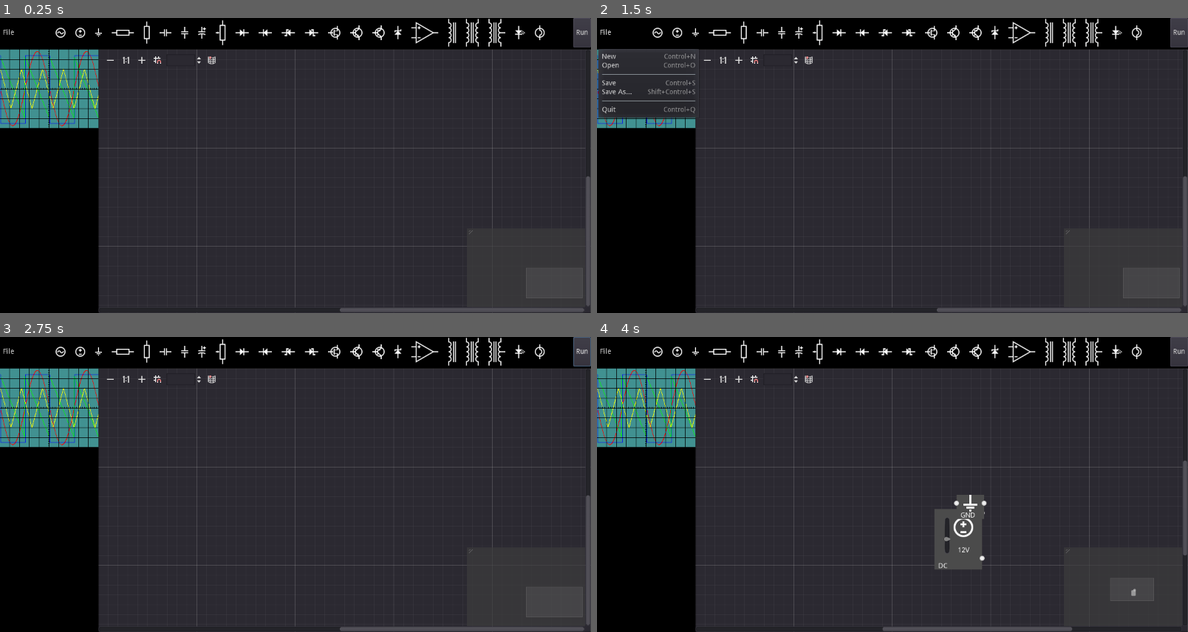
Above: before the commit, frames 1-4 (two rows, left to right).
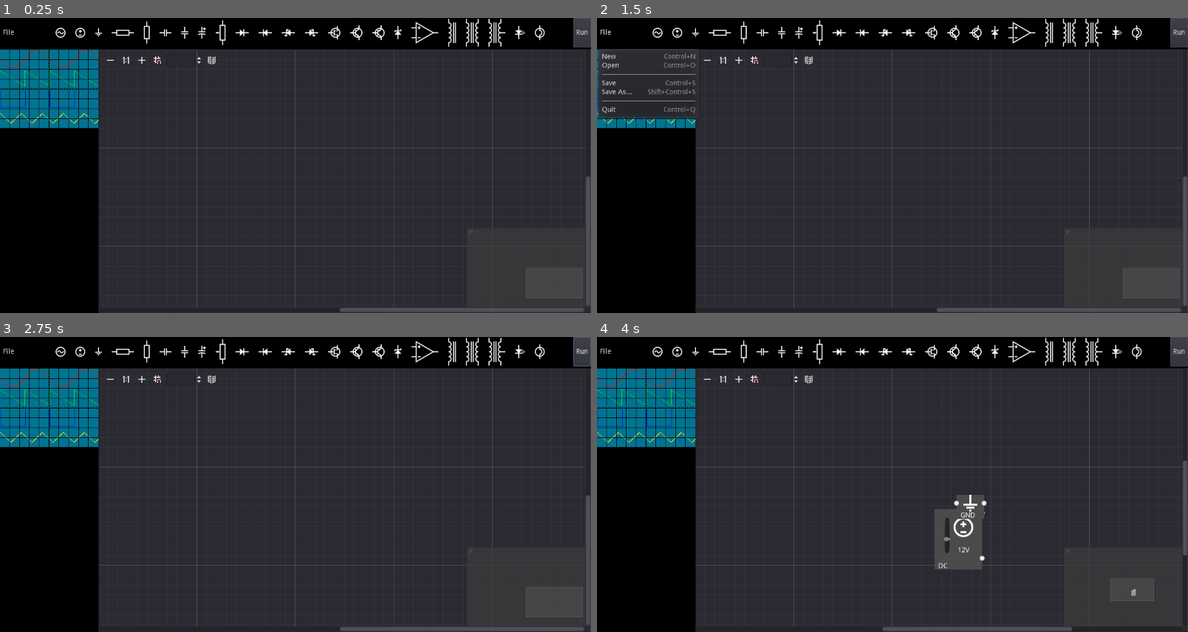
Above: after the commit, the same moments.

Repository: andrew-wilkes/electronics
Game: Godot game, scene res://Main.tscn
The game is run twice, just before and just after one commit, with the same random seed, the same clock (stepped at 60 frames per second) and the same inputs.
Inputs (mouse positions are in pixels of both pictures, inside the frame that each line leads up to):
- Up to frame 1 (0.25 s): no input
- Up to frame 2 (1.5 s): click "Run" at 0.5 s; click "File" at 1.25 s
- Up to frame 3 (2.75 s): click (59, 351) at 2.02 s
- Up to frame 4 (4 s): click (679, 351) at 2.77 s; click (697, 351) at 3.52 s

The runs differ from the first frame. In frame 1, 4.0% of the frame differs, in the area x 0-17%, y 10-38%; in frame 2, 0.6%; in frame 3, 4.0%; in frame 4, 4.0%.

Commit message:
Add code to combine traces for scope

Diff:
--- a/src/Oscilloscope.gd
+++ b/src/Oscilloscope.gd
@@ -35,9 +35,39 @@
 		x += grid_spacing / 5
 
 
+func combine_samples(traces: Array):
+	var rgba = PoolByteArray([])
+	match traces.size():
+		1:
+			for n in traces[0].size():
+				rgba.append(traces[0][n])
+				rgba.append(0)
+				rgba.append(0)
+				rgba.append(0)
+		2:
+			for n in traces[0].size():
+				rgba.append(traces[0][n] / 2)
+				rgba.append(traces[1][n] / 2 + 128)
+				rgba.append(0)
+				rgba.append(0)
+		3:
+			for n in traces[0].size():
+				rgba.append(traces[0][n] / 3)
+				rgba.append(traces[1][n] / 3 + 85)
+				rgba.append(traces[2][n] / 3 + 170)
+				rgba.append(0)
+		4:
+			for n in traces[0].size():
+				rgba.append(traces[0][n] / 4)
+				rgba.append(traces[1][n] / 4 + 64)
+				rgba.append(traces[2][n] / 4 + 128)
+				rgba.append(traces[3][n] / 4 + 192)
+	return rgba
+
+
 # Create an RGBA8 image texture of wave data
 func test():
-	var rgba = PoolByteArray([])
+	var traces = [[], [], [], []]
 	var num_samples = int(rect_size.x)
 	for n in num_samples:
 		var a = 128 + 120 * sin(PI * 4 * n / num_samples) # sine wave
@@ -46,11 +76,12 @@
 		var d = (n * 6) % 256
 		if d > 128: d = 256 - d
 		d += 64
-		rgba.append(a)
-		rgba.append(b)
-		rgba.append(c)
-		rgba.append(d)
-	show_traces(rgba)
+		traces[0].append(a)
+		traces[1].append(b)
+		traces[2].append(c)
+		traces[3].append(d)
+	#traces.resize(1)
+	show_traces(combine_samples(traces))
 
 
 func show_traces(rgba):
--- a/src/Oscilloscope.tscn
+++ b/src/Oscilloscope.tscn
@@ -8,12 +8,15 @@
 
 uniform sampler2D traces; // Use RGBA values for the y value of each of 4 traces
 uniform float trace_thickness = 0.005;
+uniform vec4 a_color: hint_color;
+uniform vec4 b_color: hint_color;
+uniform vec4 c_color: hint_color;
+uniform vec4 d_color: hint_color;
 
 varying vec2 v;
 
 bool show_trace(float y1, float y2, vec2 uv) {
 	// Join dots with previous point
-
 	return (y2 > uv.y && y2 < uv.y + trace_thickness) || (y2 > y1 && y1 < uv.y && uv.y < y2) || (y2 < y1 && uv.y > y2 && uv.y < y1);
 }
 
@@ -23,27 +26,30 @@
 	if (UV.x > trace_thickness)
 		y1 = texture(traces, vec2(UV.x - trace_thickness, UV.y));
 	if (show_trace(y1.r, y2.r, UV))
-		COLOR = vec4(1.0, 0.0, 0.0, 1.0);
+		COLOR = a_color;
 	if (show_trace(y1.g, y2.g, UV))
-		COLOR = vec4(0.0, 1.0, 0.0, 1.0);
+		COLOR = b_color;
 	if (show_trace(y1.b, y2.b, UV))
-		COLOR = vec4(0.0, 0.0, 1.0, 1.0);
+		COLOR = c_color;
 	if (show_trace(y1.a, y2.a, UV))
-		COLOR = vec4(1.0, 1.0, 0.0, 1.0);
+		COLOR = d_color;
 }
-
 "
 
 [sub_resource type="ShaderMaterial" id=2]
 shader = SubResource( 1 )
 shader_param/trace_thickness = 0.005
+shader_param/a_color = Color( 1, 0, 0, 1 )
+shader_param/b_color = Color( 0, 1, 0, 1 )
+shader_param/c_color = Color( 0, 0, 1, 1 )
+shader_param/d_color = Color( 1, 1, 0, 1 )
 shader_param/traces = ExtResource( 1 )
 
 [node name="Oscilloscope" type="ColorRect"]
 material = SubResource( 2 )
 margin_right = 284.0
 margin_bottom = 148.0
-color = Color( 0.258824, 0.572549, 0.572549, 1 )
+color = Color( 0.0117647, 0.458824, 0.576471, 1 )
 script = ExtResource( 2 )
 __meta__ = {
 "_edit_use_anchors_": false
